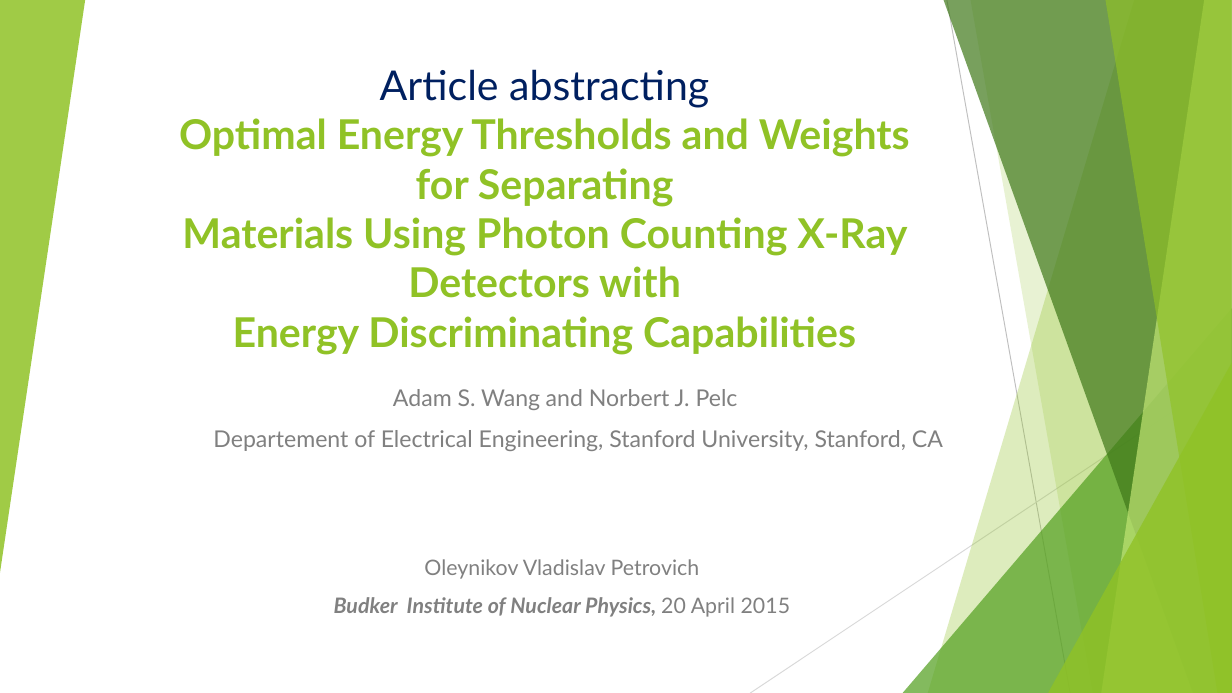
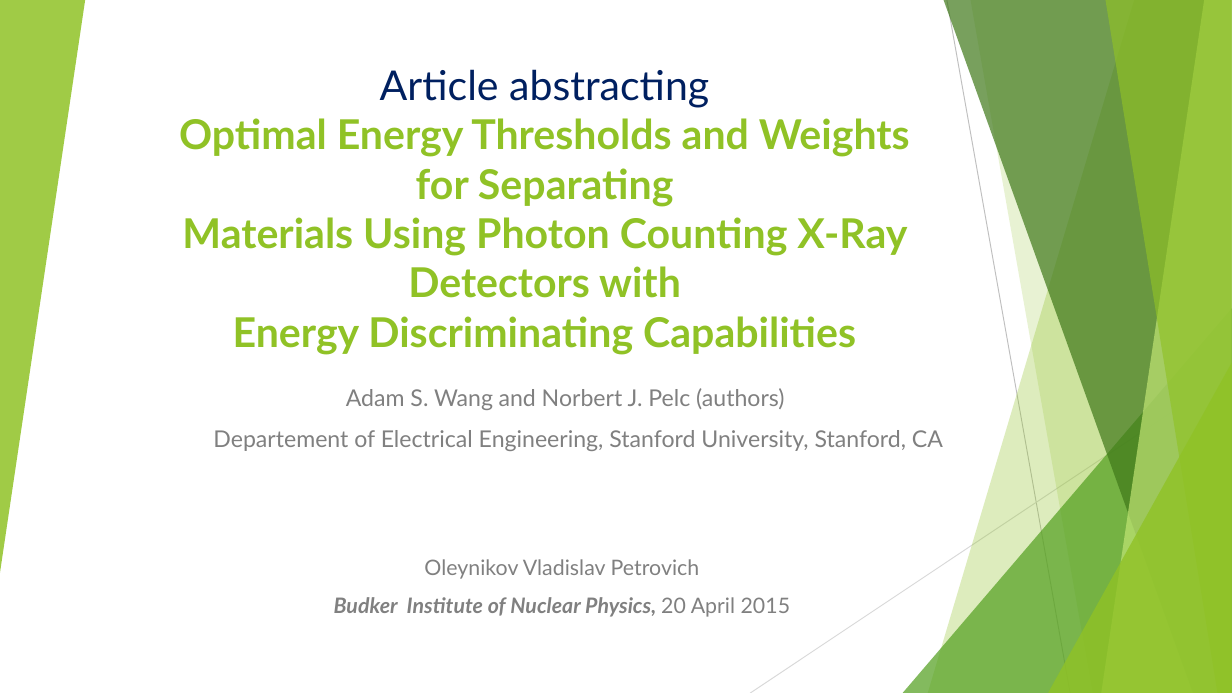
Before and after one commit to Vlad-ole/Presentations, a slide deck: slide 1 of Referencing/Referencing.pptx. Drawn at 1232x693 pixels with LibreOffice and Linux fonts; fonts in the diff are those of the drawing. Boxes give left, top, right and bottom in pixels: in the first picture for what was removed or moved away, otherwise in the second. Text is boxed around its words. In the diff, an @@ line names an element or a change of style, - is before the commit and + after.

Commit message:
Abstracting

```diff
--- a/Referencing/Referencing.pptx
+++ b/Referencing/Referencing.pptx
@@ text at [346,388,784,410]: text changed @@
-Adam S. Wang and Norbert J. Pelc
+Adam S. Wang and Norbert J. Pelc (authors)
```
Also in this commit, not shown: 1 other slide changed, 5 slides added, 4 slides removed, 16 other files.
